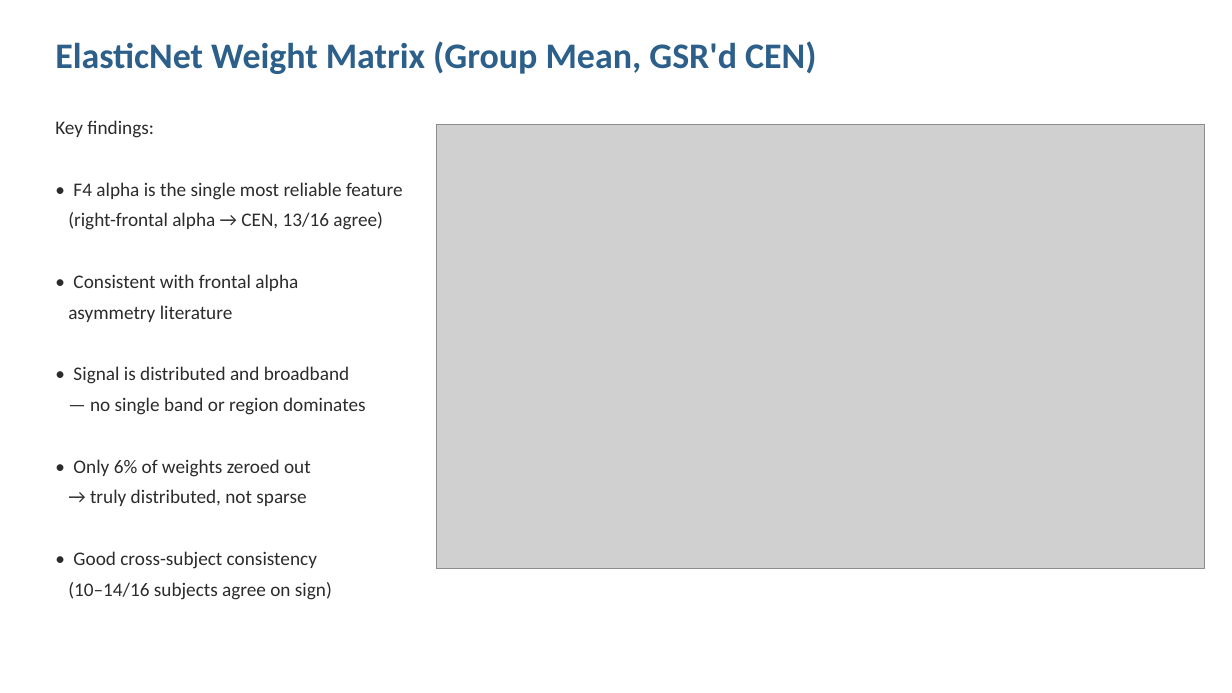
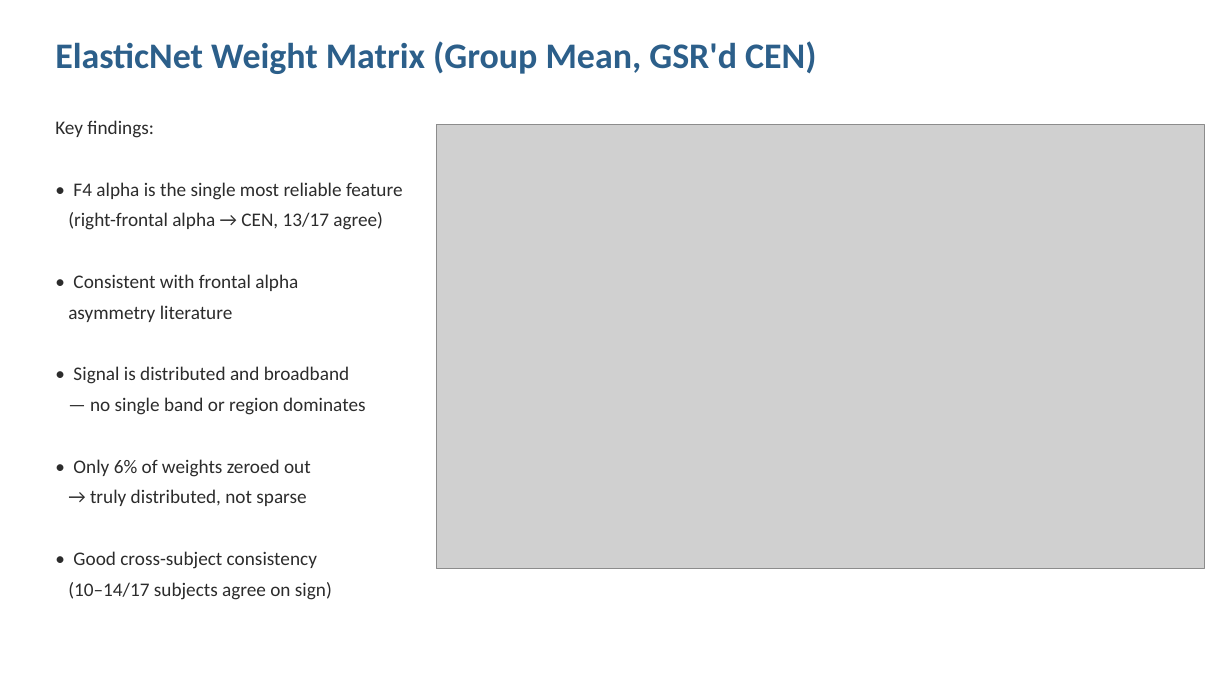
Before and after one commit to cccbauer/dmnelf, a slide deck: slide 19 of analysis/fingerprint/eeg_bold_coupling/EEG_BOLD_decoding_results.pptx. Drawn at 1232x693 pixels with LibreOffice and Linux fonts; fonts in the diff are those of the drawing; grey boxes stand for pictures. Boxes give left, top, right and bottom in pixels: in the first picture for what was removed or moved away, otherwise in the second. Text is boxed around its words. In the diff, an @@ line names an element or a change of style, - is before the commit and + after.

```diff
--- a/analysis/fingerprint/eeg_bold_coupling/EEG_BOLD_decoding_results.pptx
+++ b/analysis/fingerprint/eeg_bold_coupling/EEG_BOLD_decoding_results.pptx
@@ text at (68,212,383,230): text changed @@
-(right-frontal alpha → CEN, 13/16 agree)
+(right-frontal alpha → CEN, 13/17 agree)
@@ text at (68,582,332,600): text changed @@
-(10–14/16 subjects agree on sign)
+(10–14/17 subjects agree on sign)
```
Also in this commit, not shown: 4 other slides changed, 7 slides added, 2 slides removed, 50 other files.
